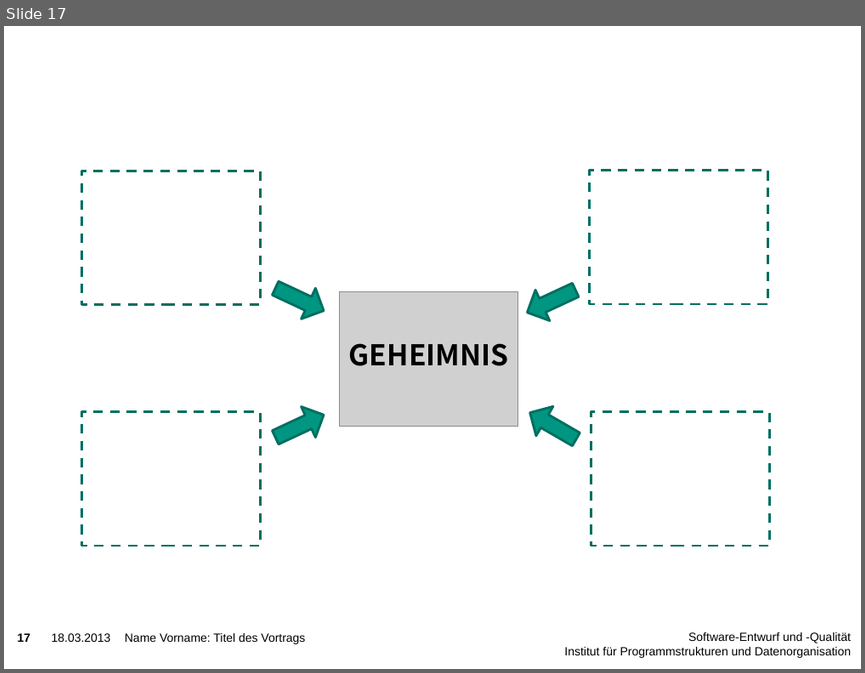
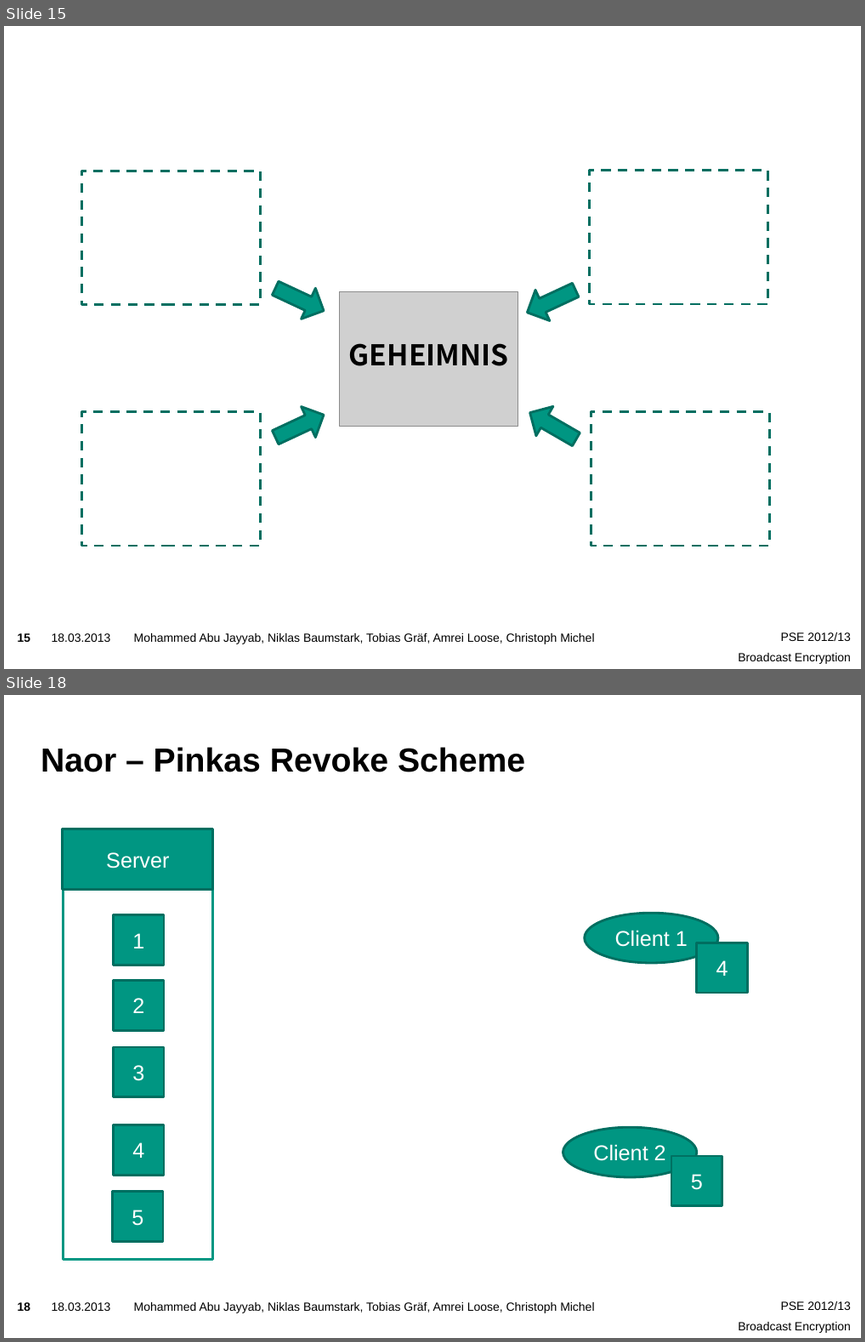
Before and after one commit to niklasb/pse-broadcast-encryption, a slide deck: praesentation/pse-abschluss.pptx. Shown one above the other, each under a label of ours: slide 17 before the commit, slides 15 and 18 after it; the slides between them are not shown. The pictures are 865x673 and 865x1342 pixels, drawn with LibreOffice and Linux fonts; fonts in the diff are those of the drawing; grey boxes stand for pictures; background and template pictures are left out. Boxes give left, top, right and bottom in pixels: in the first picture for what was removed or moved away, otherwise in the second. Text is boxed around its words. In the diff, an @@ line names an element or a change of style, - is before the commit and + after.

```diff
--- a/praesentation/pse-abschluss.pptx
+++ b/praesentation/pse-abschluss.pptx
@@ slide 18 added at <box>4,695,861,1338</box>, background picture (left out); not listed: 4 template elements that a slide beside it also shows @@
@@ title added at <box>41,747,525,772</box>, 28 pt, text #000000, bold @@
+Naor – Pinkas Revoke Scheme
@@ rectangle added at <box>63,828,213,890</box>, fill #009682, outline #006F60 2 pt, 18 pt, text #FFFFFF @@
+Server
@@ rectangle added at <box>64,873,213,1259</box>, fill #FFFFFF, outline #009682 2 pt @@
@@ rectangle added at <box>114,915,164,965</box>, fill #009682, outline #006F60 2 pt, 18 pt, text #FFFFFF @@
+1
@@ ellipse added at <box>584,913,718,962</box>, fill #009682, outline #006F60 2 pt, 18 pt, text #FFFFFF @@
+Client 1
@@ rectangle added at <box>696,942,747,993</box>, fill #009682, outline #006F60 2 pt, 18 pt, text #FFFFFF @@
+4
@@ rectangle added at <box>114,981,164,1030</box>, fill #009682, outline #006F60 2 pt, 18 pt, text #FFFFFF @@
+2
@@ rectangle added at <box>114,1047,164,1097</box>, fill #009682, outline #006F60 2 pt, 18 pt, text #FFFFFF @@
+3
@@ rectangle added at <box>114,1124,164,1174</box>, fill #009682, outline #006F60 2 pt, 18 pt, text #FFFFFF @@
+4
@@ ellipse added at <box>562,1127,696,1176</box>, fill #009682, outline #006F60 2 pt, 18 pt, text #FFFFFF @@
+Client 2
@@ rectangle added at <box>671,1156,722,1206</box>, fill #009682, outline #007062 2 pt, 18 pt, text #FFFFFF @@
+5
@@ rectangle added at <box>113,1191,163,1241</box>, fill #009682, outline #006F60 2 pt, 18 pt, text #FFFFFF @@
+5
@@ what was slide 17 is now slide 15 @@
@@ slide 15 changed as well @@
@@ page number at <box>18,633,31,641</box>: text changed @@
-17
+15
@@ text removed at <box>125,633,305,644</box> @@
-Name Vorname: Titel des Vortrags
@@ text added at <box>134,633,594,644</box>, 10 pt, text #000000 @@
+Mohammed Abu Jayyab, Niklas Baumstark, Tobias Gräf, Amrei Loose, Christoph Michel
@@ text removed at <box>564,632,851,658</box> @@
-Software-Entwurf und -Qualität
-Institut für Programmstrukturen und Datenorganisation
@@ text added at <box>738,632,851,664</box>, 10 pt, text #000000 @@
+PSE 2012/13
+Broadcast Encryption
```
Also in this commit, not shown: 13 other slides changed, 8 other slides added, 8 slides removed, 1 other file.
